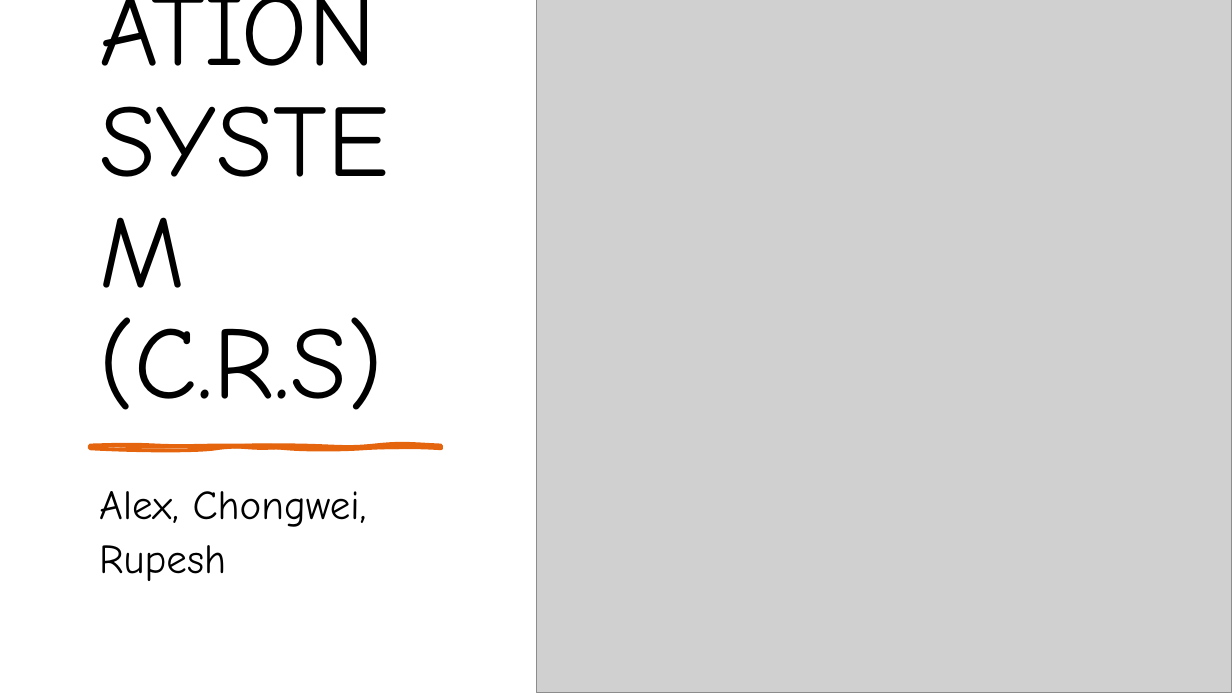
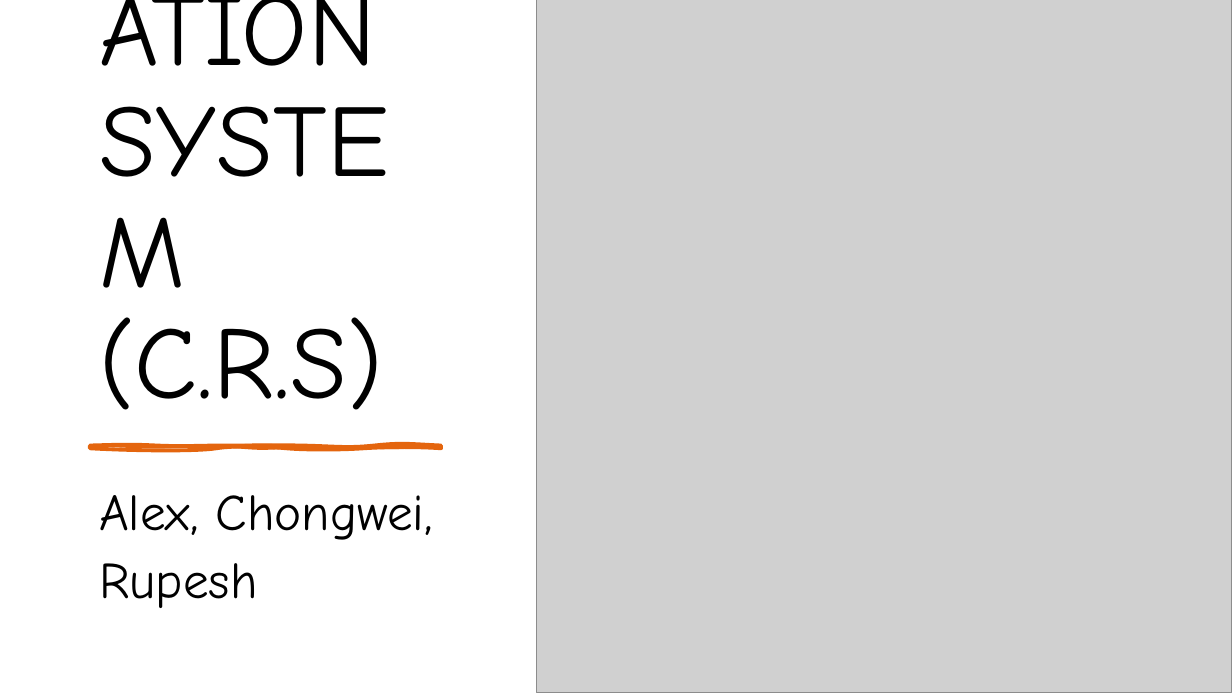
Before and after one commit to rupeshghimirey/CarReservationSystem, a slide deck: slide 1 of presenation/JavaCRSPresentation.pptx. Drawn at 1232x693 pixels with LibreOffice and Linux fonts; fonts in the diff are those of the drawing; grey boxes stand for pictures. Boxes give left, top, right and bottom in pixels: in the first picture for what was removed or moved away, otherwise in the second. Text is boxed around its words. In the diff, an @@ line names an element or a change of style, - is before the commit and + after.

```diff
--- a/presenation/JavaCRSPresentation.pptx
+++ b/presenation/JavaCRSPresentation.pptx
@@ subtitle "Alex, Chongwei, Rupesh" at [99,495,433,608]: size 32 to 40 pt @@
```
Also in this commit, not shown: 5 other slides changed, 1 other file.
